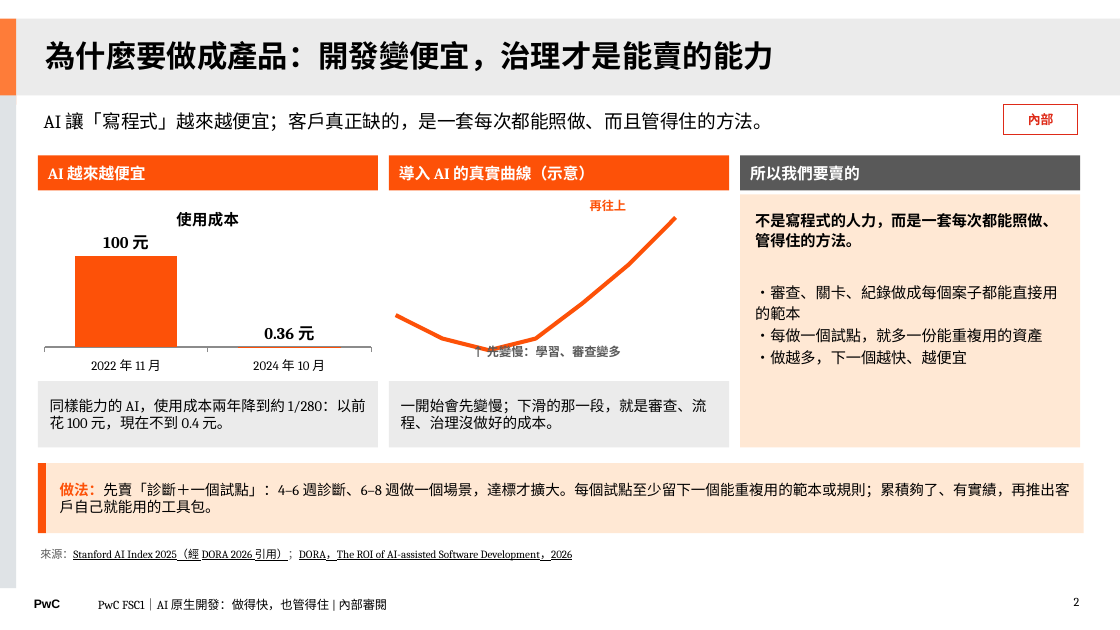
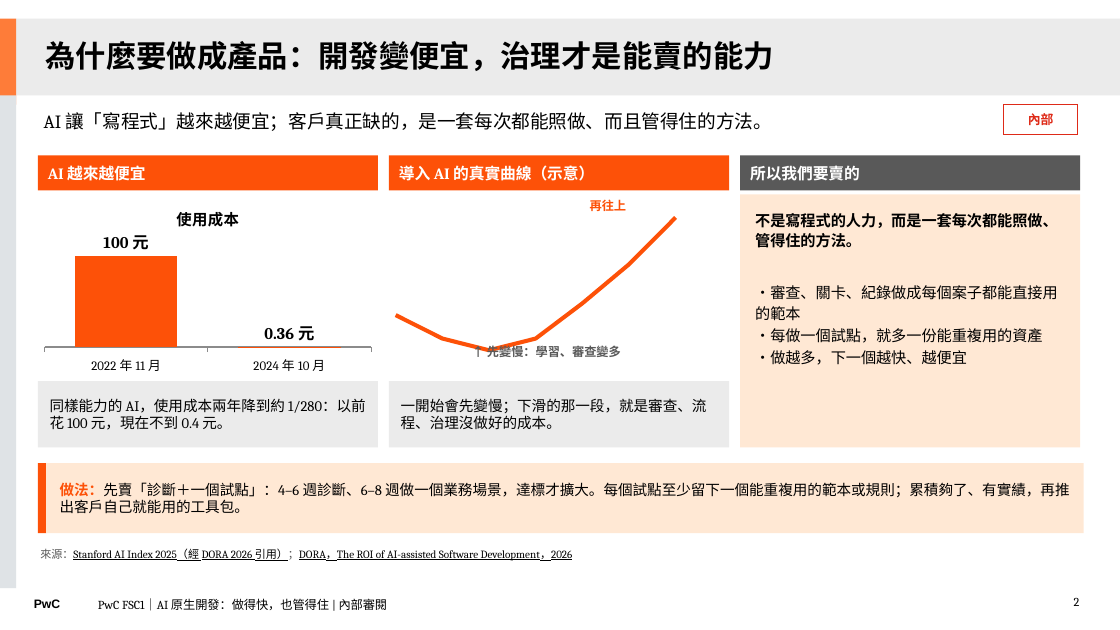
Before and after one commit to Robshao/PwC_FSC1, a slide deck: slide 2 of research/ai-native-sdlc/AI原生開發_做得快也管得住_合夥人審閱版.pptx. Drawn at 1120x630 pixels with LibreOffice and Linux fonts; fonts in the diff are those of the drawing. Boxes give left, top, right and bottom in pixels: in the first picture for what was removed or moved away, otherwise in the second. Text is boxed around its words. In the diff, an @@ line names an element or a change of style, - is before the commit and + after.

```diff
--- a/research/ai-native-sdlc/AI原生開發_做得快也管得住_合夥人審閱版.pptx
+++ b/research/ai-native-sdlc/AI原生開發_做得快也管得住_合夥人審閱版.pptx
@@ text in rectangle at box(60, 482, 1069, 513): text changed @@
-做法：先賣「診斷＋一個試點」：4–6 週診斷、6–8 週做一個場景，達標才擴大。每個試點至少留下一個能重複用的範本或規則；累積夠了、有實績，再推出客戶自己就能用的工具包。
+做法：先賣「診斷＋一個試點」：4–6 週診斷、6–8 週做一個業務場景，達標才擴大。每個試點至少留下一個能重複用的範本或規則；累積夠了、有實績，再推出客戶自己就能用的工具包。
```
Also in this commit, not shown: 6 other slides changed, 7 other files.
